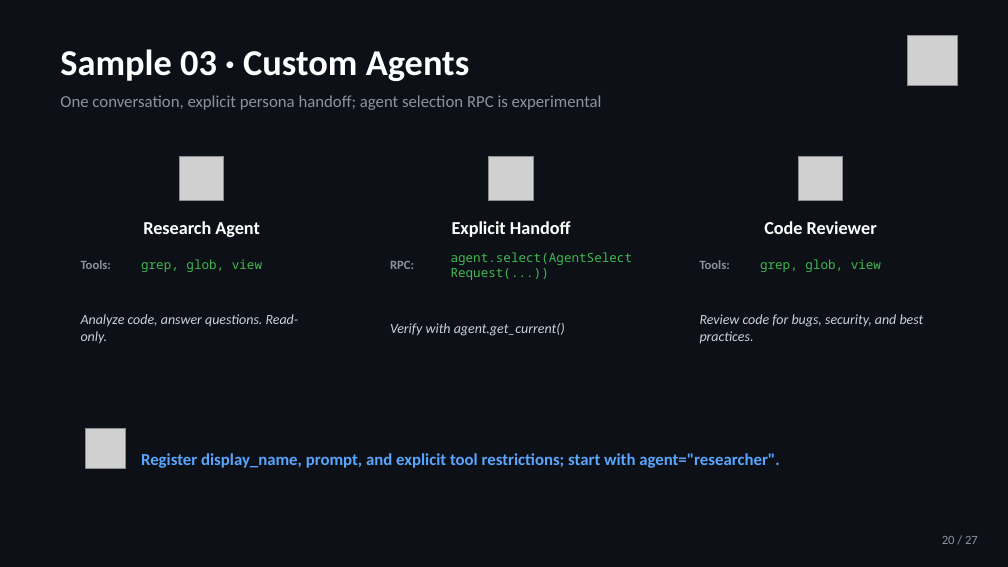
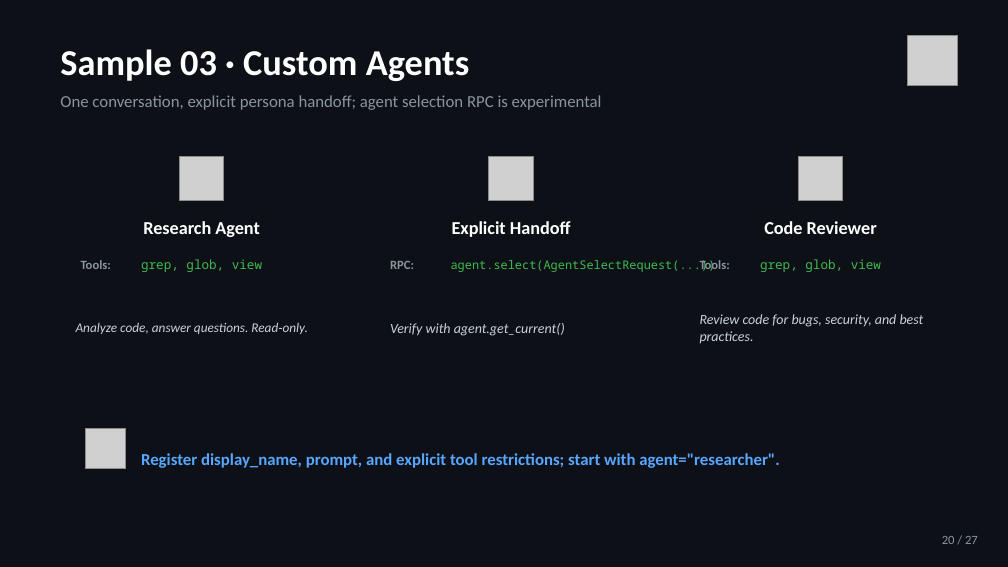
Before and after one commit to jeffrey-groneberg/ghcp_sdk, a slide deck: slide 20 of GitHub-Copilot-SDK.pptx. Drawn at 1008x567 pixels with LibreOffice and Linux fonts; fonts in the diff are those of the drawing; grey boxes stand for pictures. Boxes give left, top, right and bottom in pixels: in the first picture for what was removed or moved away, otherwise in the second. Text is boxed around its words. In the diff, an @@ line names an element or a change of style, - is before the commit and + after.

```diff
--- a/GitHub-Copilot-SDK.pptx
+++ b/GitHub-Copilot-SDK.pptx
@@ text "agent.select(AgentSelectRequest(...))" at box(451, 260, 716, 272): size 9 to 8.5 pt @@
@@ text at box(76, 322, 308, 334): text changed; size 10 to 9.5 pt @@
-Analyze code, answer questions. Read-only.
+Analyze code, answer questions. Read‑only.
```
Also in this commit, not shown: 18 other slides changed, 1 other file.
